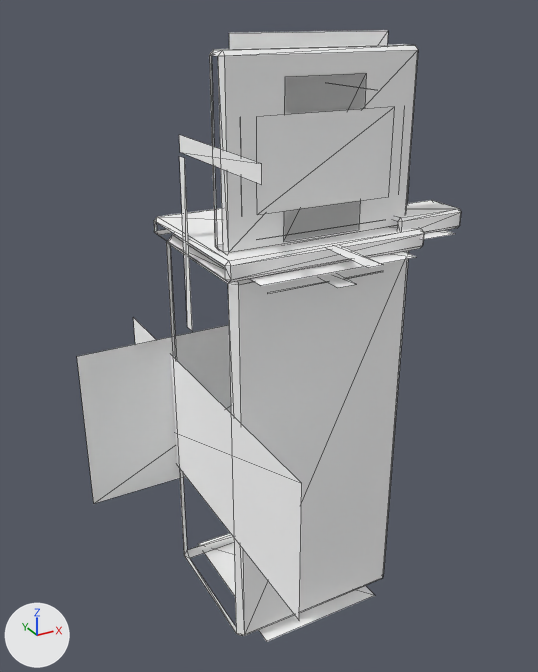
Two versions of the glTF model support-level-3/assets/models/terminal.gltf, one commit apart.
Before and after are seen from a camera (50 mm lens) standing at (-0.916, -1.58, 1.585) and looking at (-0.034, 0.025, 0.782). Lighting does not change. The marker at lower left points along +X, +Y and +Z. The older version comes first. Mesh edges are drawn as thin lines. Vertices at exactly the same position are counted once.

The first picture shows 'terminal'.
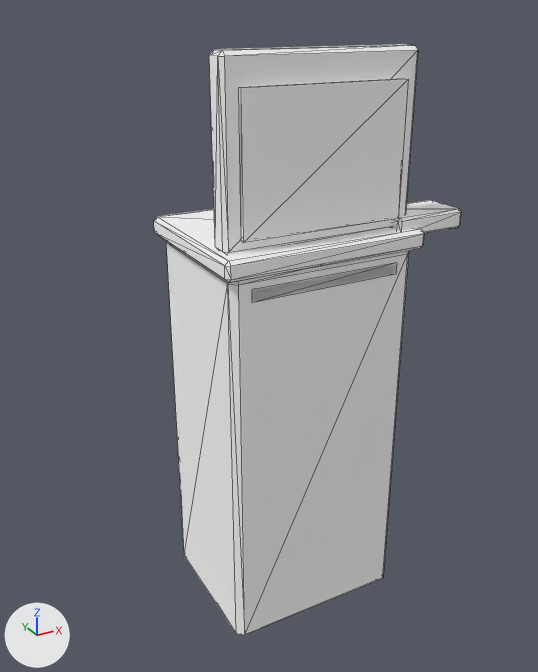
The change, as a list of edits to the scene's bpy script:
```text
Change me_terminal:
    used by ob_terminal; location = (0.0, 0.0, 0.0)
    remove me_terminal.from_pydata(...)  # 192 vertices, 200 faces; spans x -0.51..0.51, y -0.51..0.51, z 0.0..1.54
    add me_terminal.from_pydata(...)  # 112 vertices, 200 faces; spans x -0.27..0.4, y -0.22..0.22, z 0.0..1.51
    me_terminal part 1: a new loose piece, a box spanning x -0.21..0.21, y -0.182..-0.17, z 1.12..1.44, in mat_terminal_screen (white #ffffff)
    me_terminal part 2: a new loose piece, a box spanning x -0.2..0.2, y -0.2..-0.04, z 0.985..1.015, in mat_metal_dark (white #ffffff)
    me_terminal part 3: 24 loose pieces with 96 vertices, spanning x -0.51..0.51, y -0.51..0.51, z 0.0..1.54, are deleted
    me_terminal part 4
    12 new faces join them, mat_terminal_body (white #ffffff)
    12 new faces join them, mat_metal_dark (white #ffffff)
```

What differs and where, as boxes (x1, y1, x2, y2) in the pictures (538 x 672 px):
'terminal', reshaped (20% narrower)
    before: (77, 30, 461, 641)
    after: (154, 44, 461, 636)
part 1 of me_terminal, added
    after: (239, 79, 408, 243)
part 2 of me_terminal, added
    after: (252, 263, 397, 303)
part 3 of me_terminal, deleted
    before: (77, 30, 455, 641)
part 4 of me_terminal, added
    after: (154, 55, 398, 633)
